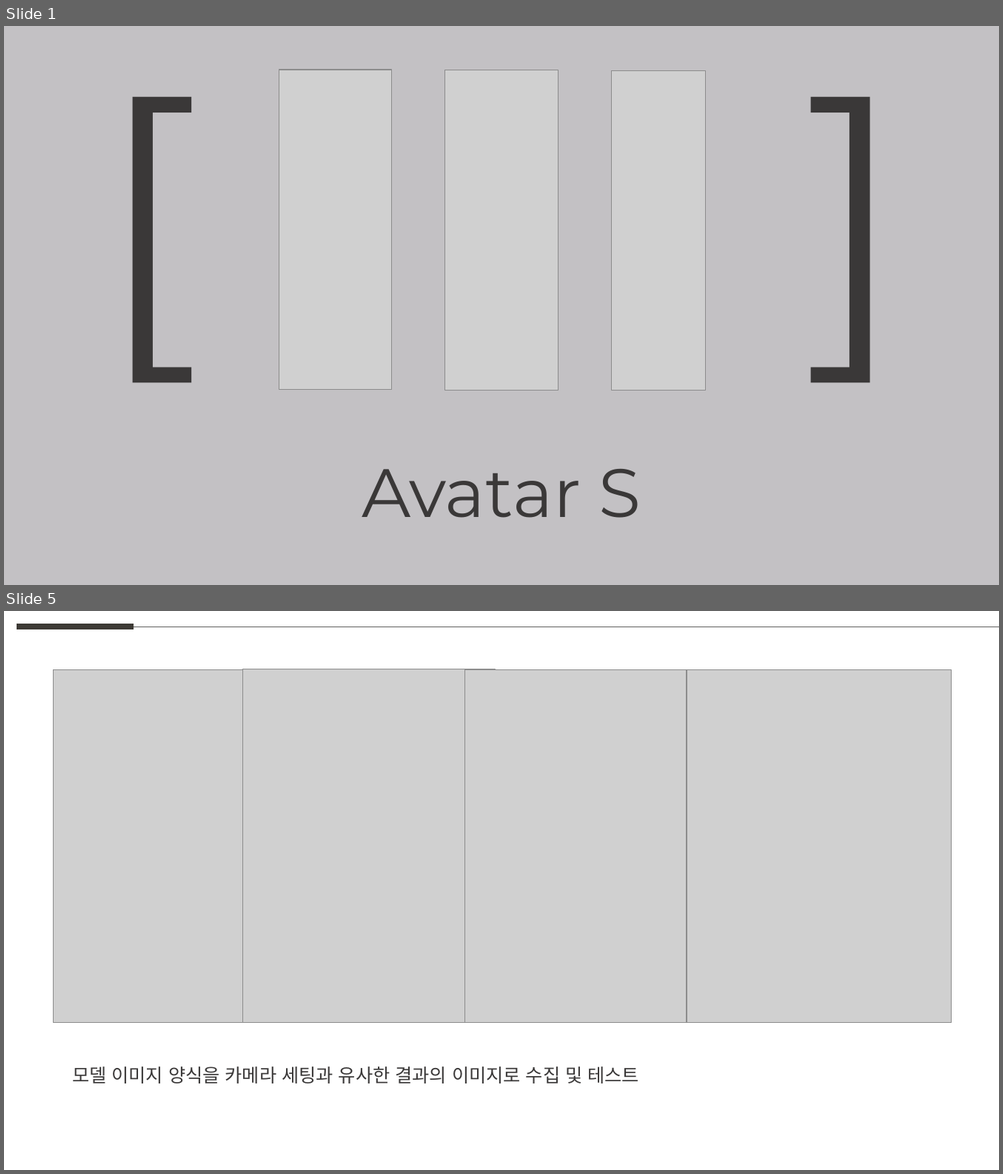
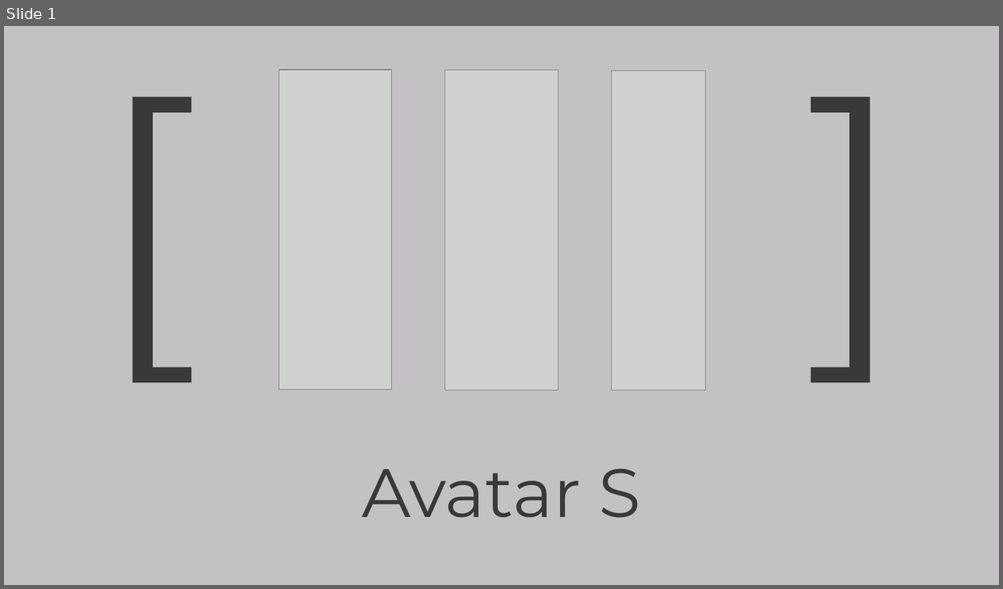
Before and after one commit to weaknessHero/Project_AvatarS, a slide deck: 발표자료/업데이트/LJHPPT.pptx. Shown one above the other, each under a label of ours: slides 1 and 5 before the commit, slide 1 after it; the slides between them are not shown. The pictures are 1003x1174 and 1003x589 pixels, drawn with LibreOffice and Linux fonts; fonts in the diff are those of the drawing; grey boxes stand for pictures. Boxes give left, top, right and bottom in pixels: in the first picture for what was removed or moved away, otherwise in the second. Text is boxed around its words. In the diff, an @@ line names an element or a change of style, - is before the commit and + after.

```diff
--- a/발표자료/업데이트/LJHPPT.pptx
+++ b/발표자료/업데이트/LJHPPT.pptx
@@ slide 5 removed at bbox=[4, 611, 999, 1170], background #FFFFFF @@
@@ line removed from (17, 627) to (134, 627) @@
@@ line removed from (134, 627) to (999, 627) @@
@@ picture removed at bbox=[54, 670, 296, 1023] @@
@@ picture removed at bbox=[243, 669, 495, 1023] @@
@@ picture removed at bbox=[465, 670, 748, 1023] @@
@@ picture removed at bbox=[687, 670, 951, 1023] @@
@@ text removed at bbox=[72, 1067, 640, 1084] @@
-모델 이미지 양식을 카메라 세팅과 유사한 결과의 이미지로 수집 및 테스트
```
Also in this commit, not shown: 3 slides added, 4 other slides removed.
